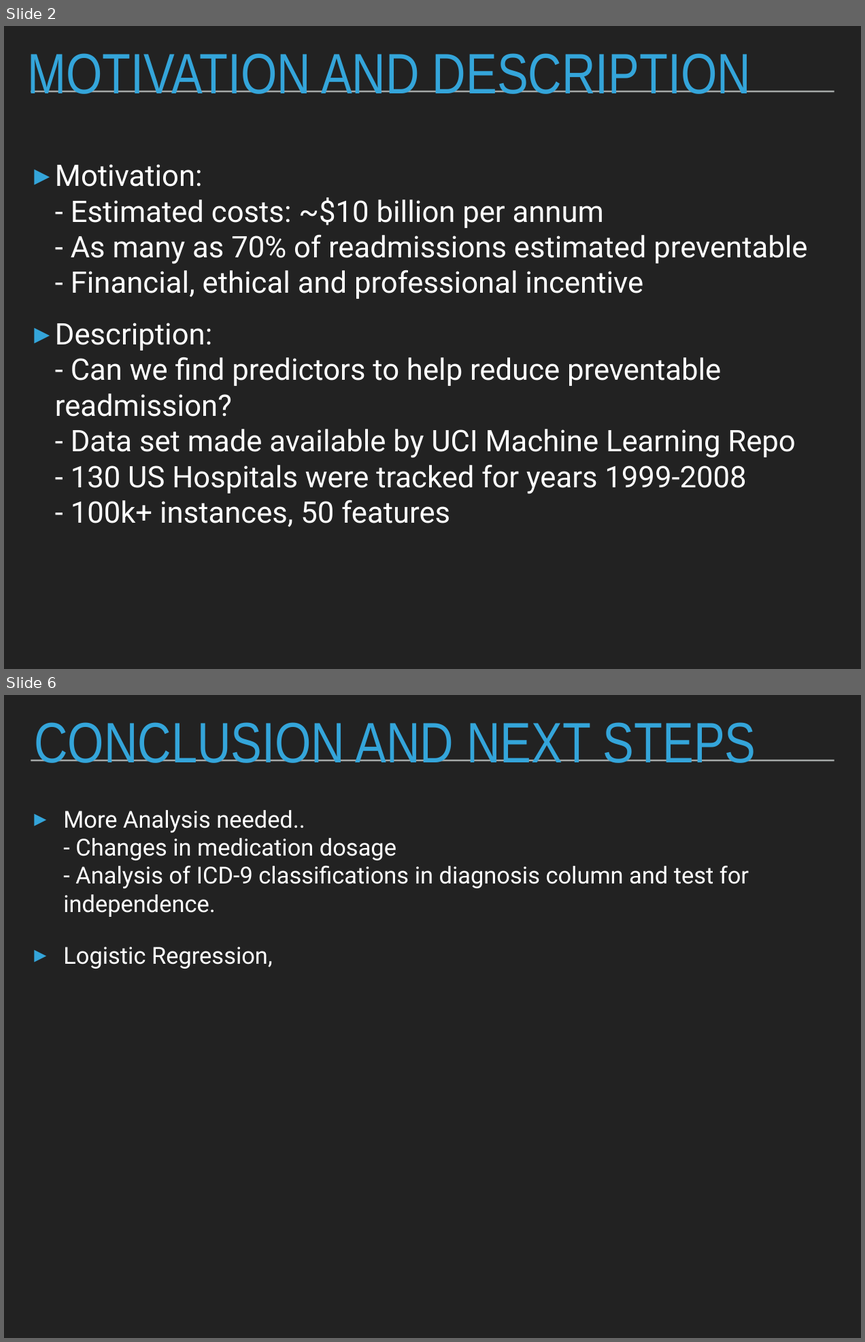
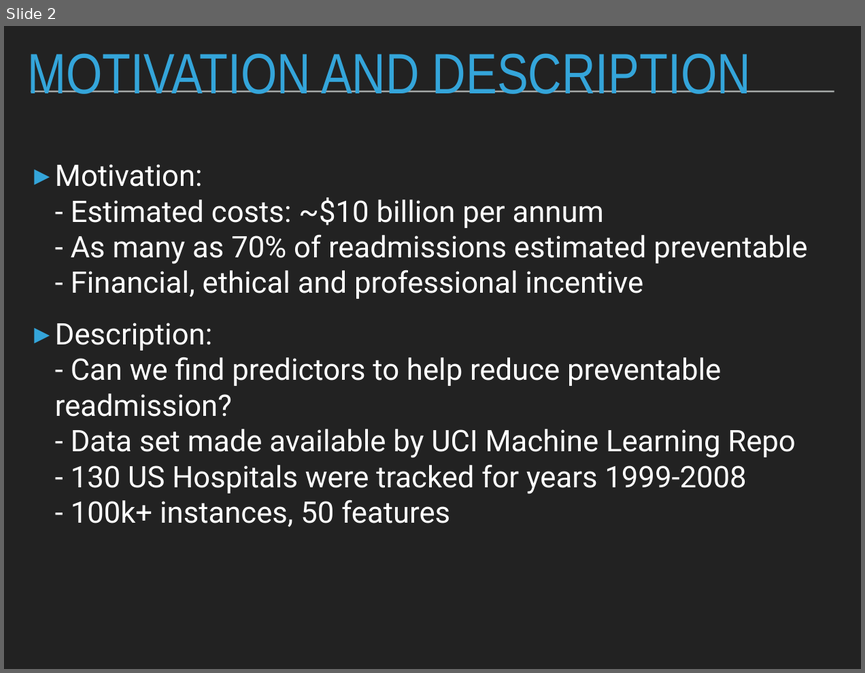
Before and after one commit to clstaub/Predicting_Hospital_Readmissions, a slide deck: Predicting_Hospital_Readmissions.pptx. Shown one above the other, each under a label of ours: slides 2 and 6 before the commit, slide 2 after it; the slides between them are not shown. The pictures are 865x1342 and 865x673 pixels, drawn with LibreOffice and Linux fonts; fonts in the diff are those of the drawing. Boxes give left, top, right and bottom in pixels: in the first picture for what was removed or moved away, otherwise in the second. Text is boxed around its words. In the diff, an @@ line names an element or a change of style, - is before the commit and + after.

```diff
--- a/Predicting_Hospital_Readmissions.pptx
+++ b/Predicting_Hospital_Readmissions.pptx
@@ slide 6 removed at [4,695,861,1338], background #222222; not listed: 1 template element that a slide beside it also shows @@
@@ title removed at [34,722,756,763] @@
-CONCLUSION AND NEXT STEPS
@@ text removed at [63,810,749,968] @@
-▸ More Analysis needed..
-  - Changes in medication dosage
-  - Analysis of ICD-9 classifications in diagnosis column and test for independence.
-▸ Logistic Regression,
```
Also in this commit, not shown: 2 slides changed, 2 slides added, 1 other slide removed, 3 other files.
